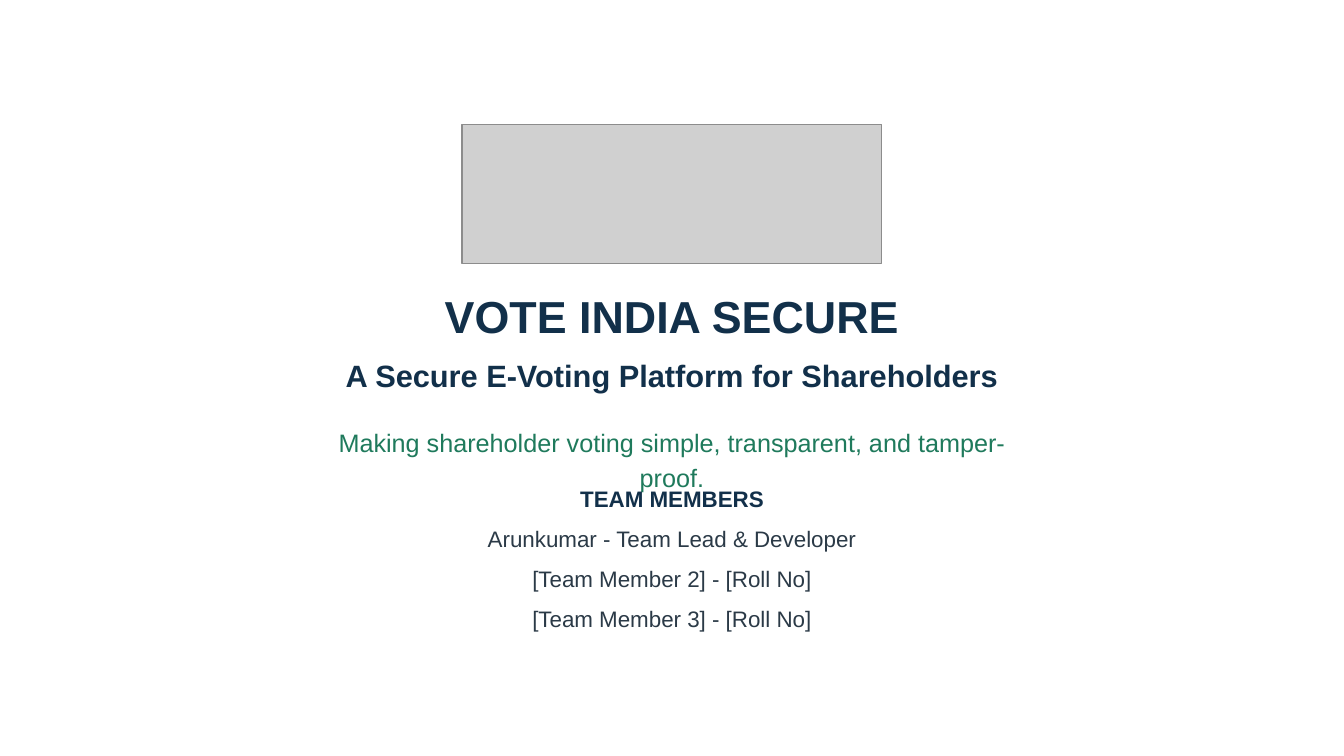
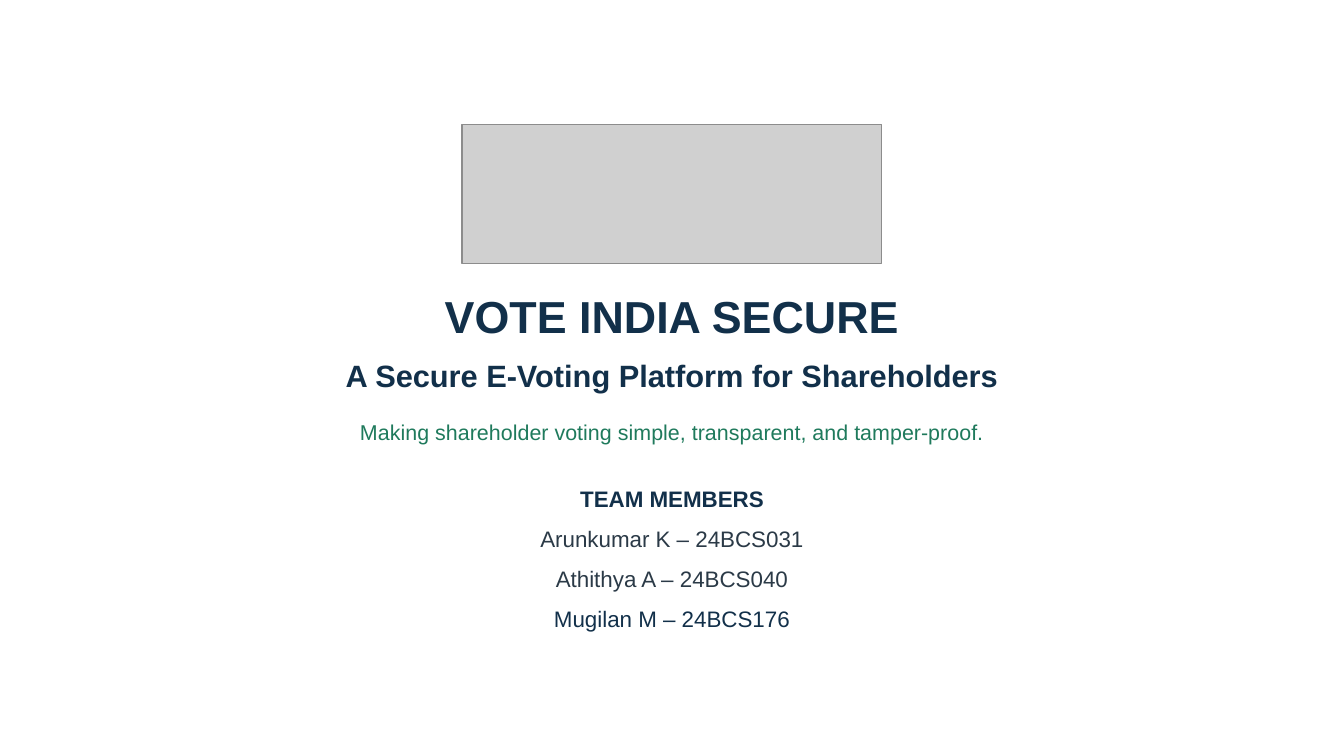
Before and after one commit to Arunkumar30102006/Shareholder-voting-platform, a slide deck: slide 1 of Vote_India_Secure_Review-0.pptx. Drawn at 1344x756 pixels with LibreOffice and Linux fonts; fonts in the diff are those of the drawing; grey boxes stand for pictures. Boxes give left, top, right and bottom in pixels: in the first picture for what was removed or moved away, otherwise in the second. Text is boxed around its words. In the diff, an @@ line names an element or a change of style, - is before the commit and + after.

```diff
--- a/Vote_India_Secure_Review-0.pptx
+++ b/Vote_India_Secure_Review-0.pptx
@@ text "Making shareholder voting simple, transparent, ...": place and size @@
-text "Making shareholder voting simple, transparent, ..." at [339, 433, 1005, 493]
+text "Making shareholder voting simple, transparent, ..." at [360, 424, 983, 445]
@@ text "Making shareholder voting simple, transparent, ..." at [360, 424, 983, 445]: size 18 to 15.3 pt @@
@@ text at [540, 530, 803, 548]: text changed @@
-Arunkumar - Team Lead & Developer
+Arunkumar K – 24BCS031
@@ text at [556, 570, 788, 592]: text changed @@
-[Team Member 2] - [Roll No]
+Athithya A – 24BCS040
@@ text at [554, 610, 790, 632]: text changed; text colour #2B3A47 to #12304A @@
-[Team Member 3] - [Roll No]
+Mugilan M – 24BCS176
```
Also in this commit, not shown: 2 other slides changed, 7 slides added, 18 other files.
